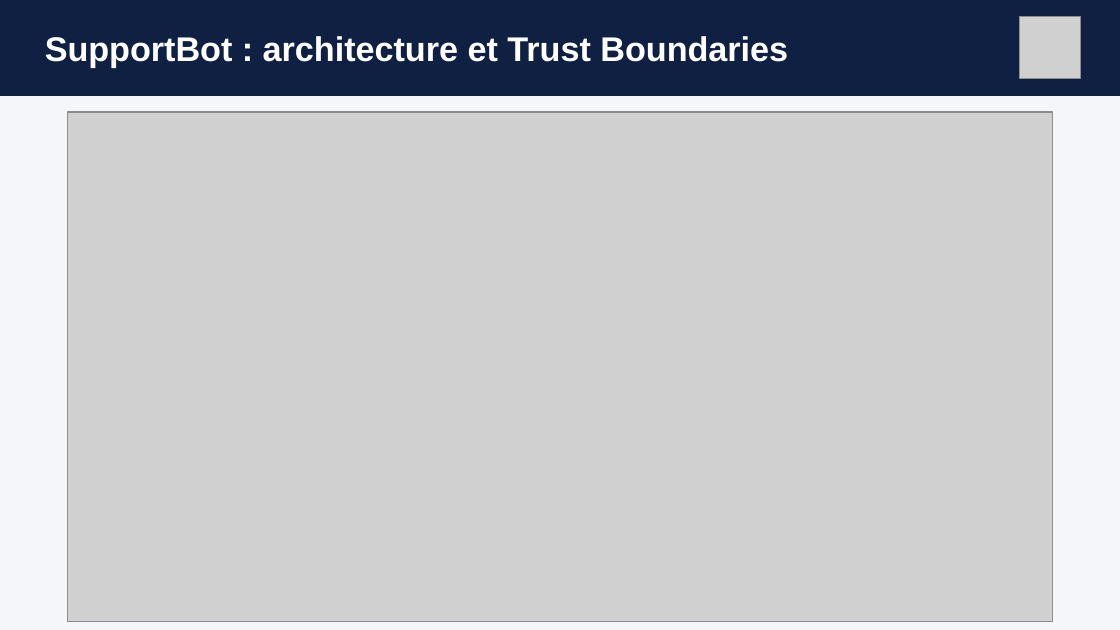
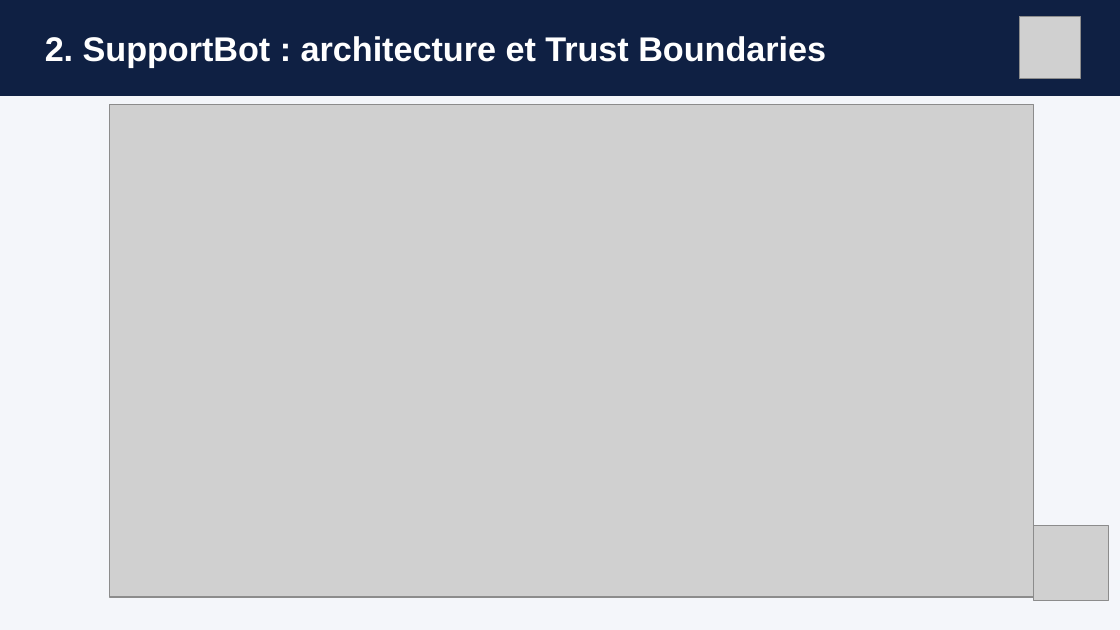
Before and after one commit to kamalelafoui/AI_projet_jour26, a slide deck: slide 3 of docs/Presentation_j26_Threat_Modeling.pptx. Drawn at 1120x630 pixels with LibreOffice and Linux fonts; fonts in the diff are those of the drawing; grey boxes stand for pictures. Boxes give left, top, right and bottom in pixels: in the first picture for what was removed or moved away, otherwise in the second. Text is boxed around its words. In the diff, an @@ line names an element or a change of style, - is before the commit and + after.

```diff
--- a/docs/Presentation_j26_Threat_Modeling.pptx
+++ b/docs/Presentation_j26_Threat_Modeling.pptx
@@ text at [45, 36, 826, 68]: text changed @@
-SupportBot : architecture et Trust Boundaries
+2. SupportBot : architecture et Trust Boundaries
@@ picture: place and size @@
-picture at [67, 112, 1053, 622]
+picture at [110, 104, 1034, 597]
@@ picture added at [1034, 526, 1109, 601] @@
```
Also in this commit, not shown: 6 other slides changed, 1 slide added, 1 slide removed, 5 other files.
